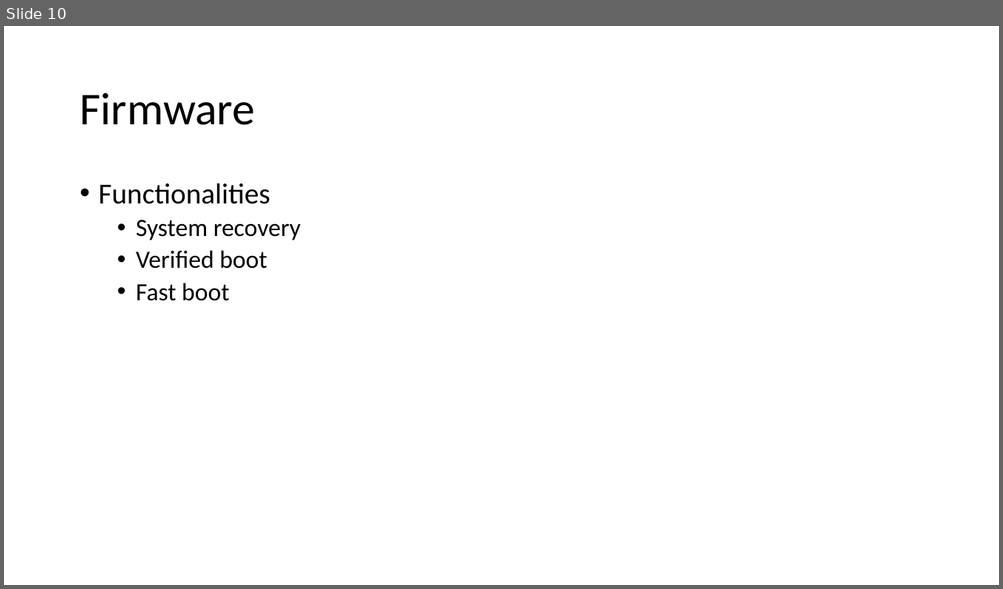
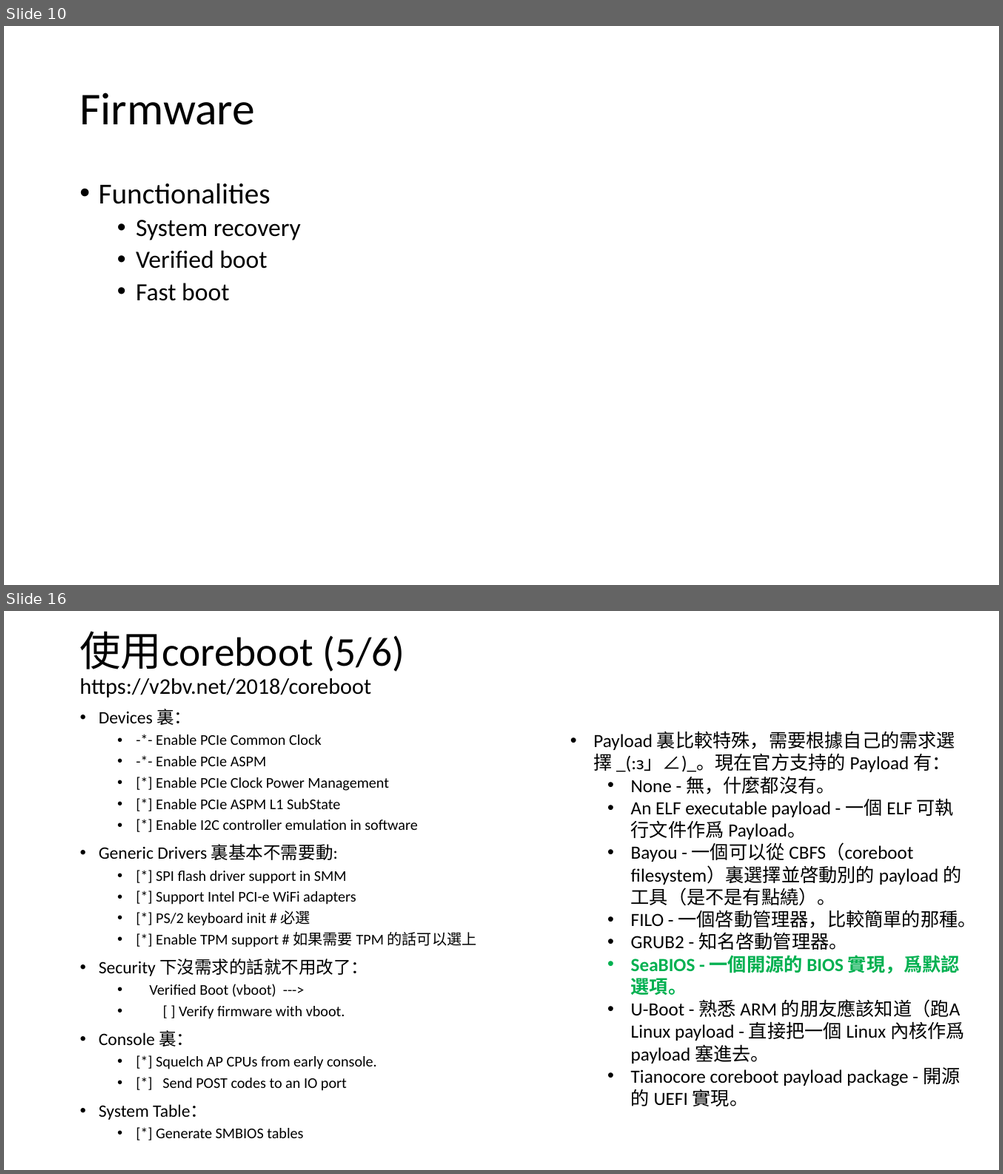
Before and after one commit to alanz2015/Study-Notes, a slide deck: UnderstandOfChromiumOS.pptx. Shown one above the other, each under a label of ours: slide 10 before the commit, slides 10 and 16 after it; the slides between them are not shown. The pictures are 1003x589 and 1003x1174 pixels, drawn with LibreOffice and Linux fonts; fonts in the diff are those of the drawing. Boxes give left, top, right and bottom in pixels: in the first picture for what was removed or moved away, otherwise in the second. Text is boxed around its words. In the diff, an @@ line names an element or a change of style, - is before the commit and + after.

Commit message:
Add how to use coreboot chapter.

```diff
--- a/UnderstandOfChromiumOS.pptx
+++ b/UnderstandOfChromiumOS.pptx
@@ slide 16 added at <box>4,611,999,1170</box>, background #FFFFFF @@
@@ title added at <box>79,631,404,698</box>, 21.6 pt, text #000000 @@
+使用coreboot (5/6)
+https://v2bv.net/2018/coreboot
@@ text added at <box>99,709,477,1139</box>, 14.4 pt, text #000000 @@
+• Devices 裏：
+  • -*- Enable PCIe Common Clock
+  • -*- Enable PCIe ASPM
+  • [*] Enable PCIe Clock Power Management
+  • [*] Enable PCIe ASPM L1 SubState
+  • [*] Enable I2C controller emulation in software
+• Generic Drivers 裏基本不需要動:
+  • [*] SPI flash driver support in SMM
+  • [*] Support Intel PCI-e WiFi adapters
+  • [*] PS/2 keyboard init # 必選
+  • [*] Enable TPM support # 如果需要 TPM 的話可以選上
+• Security 下沒需求的話就不用改了：
+  • Verified Boot (vboot) --->
+  • [ ] Verify firmware with vboot.
+• Console 裏：
+  • [*] Squelch AP CPUs from early console.
+  • [*] Send POST codes to an IO port
+• System Table：
+  • [*] Generate SMBIOS tables
@@ text added at <box>593,731,976,1107</box>, 18 pt, text #000000 @@
+• Payload 裏比較特殊，需要根據自己的需求選擇 _(:з」∠)_。現在官方支持的 Payload 有：
+  • None - 無，什麼都沒有。
+  • An ELF executable payload - 一個 ELF 可執行文件作爲 Payload。
+  • Bayou - 一個可以從 CBFS（coreboot filesystem）裏選擇並啓動別的 payload 的工具（是不是有點繞）。
+  • FILO - 一個啓動管理器，比較簡單的那種。
+  • GRUB2 - 知名啓動管理器。
+  • SeaBIOS - 一個開源的 BIOS 實現，爲默認選項。
+  • U-Boot - 熟悉 ARM 的朋友應該知道（跑A Linux payload - 直接把一個 Linux 內核作爲 payload 塞進去。
+  • Tianocore coreboot payload package - 開源的 UEFI 實現。
```
Also in this commit, not shown: 6 other slides added.
